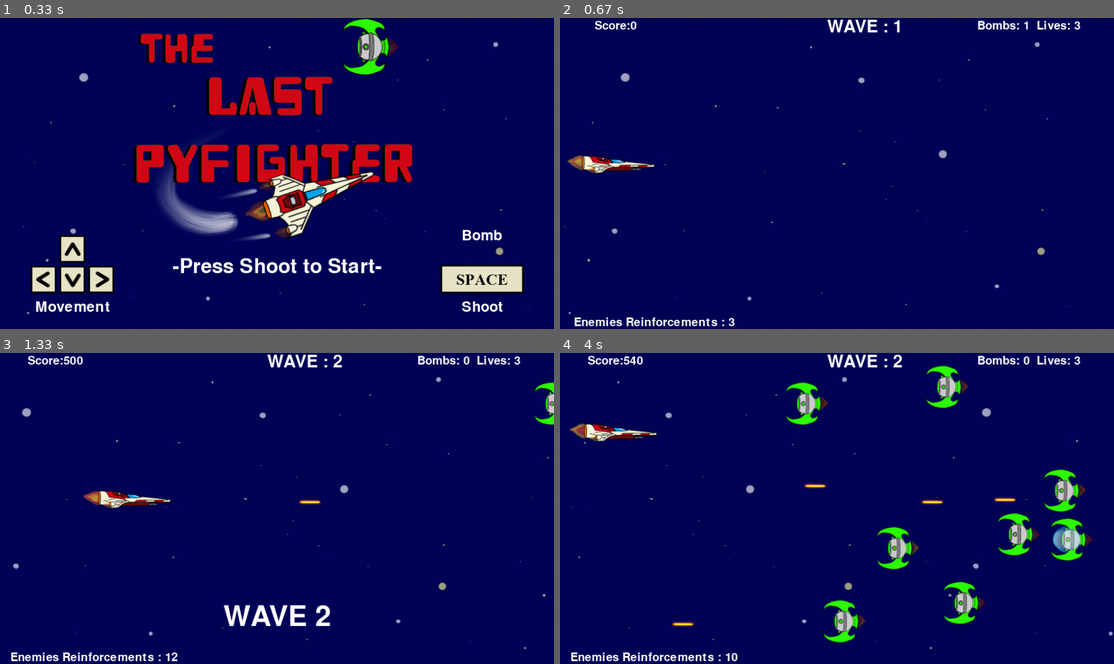
Above: before the commit, frames 1-4 (two rows, left to right).
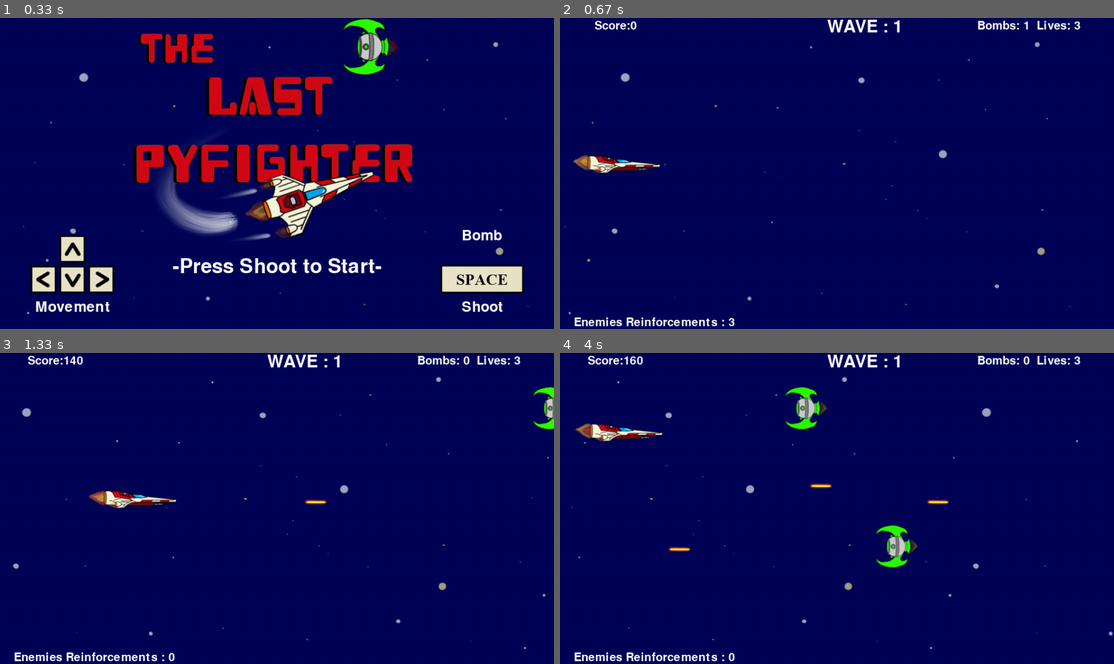
Above: after the commit, the same moments.

Repository: Demi-hero/UoN_Game_Project
Game: pygame game, started from Main.py
The game is run twice, just before and just after one commit, with the same random seed, the same clock (stepped at 60 frames per second) and the same inputs.
Inputs:
- Up to frame 1 (0.33 s): no input
- Up to frame 2 (0.67 s): tap Space at 0.33 s
- Up to frame 3 (1.33 s): tap B at 0.67 s; hold Right from 1 s (still down); tap Space at 1.07 s
- Up to frame 4 (4 s): tap Space at 1.37, 1.62, 1.95, 2.25, 2.45, 2.75, 3.02, 3.35, 3.65, 3.78 s; release Right at 1.47 s; hold Up 1.55-1.85 s; hold Right 1.88-2.35 s; tap B at 2.03, 3.43 s; hold Left 2.38-2.92 s; hold Down 2.95-3.25 s; hold Left 3.28-3.68 s; hold Up from 3.72 s (still down)

Frame 1 is identical in both runs. In frame 2, 0.5% of the frame differs, in the area x 1-19%, y 44-50%; in frame 3, 2.1%; in frame 4, 5.6%, in the area x 1-97%, y 0-100%.

Commit message:
Boss wave improvements
Fixed smart alien tracking so it lines centre of alien with centre of player.
Boss now moves around screen when hitpoints low
Bug fix - can no longer drop bombs on start screen
Bug fix - minimising when on start screen no longer causes pause screen to appear
Aliens now take a damage value when hit
Bombs and alien collisions now cause damage rather than just a kill
Bomb logic changed to reflect the above
Fixed bug in which bomb would significantly drop alien_count

Diff:
--- a/Main.py
+++ b/Main.py
@@ -57,7 +57,7 @@
             self.player_movement(self.player)
 
             if not self.paused:
-                # updating the object states
+                # updating the object states, drawing the background
                 self.Board.update()
                 self.Board.draw()
                 self.all_sprites.update()
@@ -74,14 +74,15 @@
                 # check to see if a bullet hit an alien
                 hits = pyg.sprite.groupcollide(self.aliens, self.bullets, False, True)
                 for alien in hits:
-                    alien.on_hit(self)
+                    alien.on_hit(self, 1)
                 # check if a player picked up a powerup
                 hits = pyg.sprite.spritecollide(self.player, self.power_ups, True)
                 for hit in hits:
                     hit.power_up[3]()
                 # check to see if an alien hit the player
-                hits = pyg.sprite.spritecollide(self.player, self.aliens, True, pyg.sprite.collide_mask)
+                hits = pyg.sprite.spritecollide(self.player, self.aliens, False, pyg.sprite.collide_mask)
                 for hit in hits:
+                    hit.on_hit(self, 2)
                     self.player_death(hit)
                 # check to see if an alien bullet hit the player
                 hits = pyg.sprite.spritecollide(self.player, self.alienbullets, True)
@@ -94,10 +95,12 @@
                     self.wavenum += 1
                     self.new_wave = True
                     new_timer = pyg.time.get_ticks()
+                    # every four waves, a boss wave occurs
                     if self.wavenum % 4 == 0:
                         self.alien_count = 1
                     else:
                         self.alien_count = self.BASE_count + self.wavenum*5
+                    # player gets an extra life and bomb after the boss wave
                     if self.wavenum % 4 == 1 and self.wavenum != 1:
                         self.lives += 1
                         self.bombs += 1
@@ -115,7 +118,7 @@
                     if bullet.rect.x < (0 - bullet.ln):
                         bullet.kill()
 
-                # drawing the scene
+                # drawing the objects
                 self.all_sprites.draw(self.Board.screen)
 
                 # display lives and score at top of screen
@@ -123,8 +126,8 @@
                 self.message_display("Lives: {}".format(self.lives), 0.025, .9, 20)
                 self.message_display("Bombs: {}".format(self.bombs), 0.025, .8, 20)
                 self.message_display("WAVE : {}".format(self.wavenum), 0.029, .55, font_size=30)
+                # if not a boss wave, displays number of aliens left in wave
                 if (self.alien_count > 0) and (self.wavenum % 4 != 0):
-
                     self.message_display("Enemies Reinforcements : {}".format(self.alien_count), 0.98, .17, 20)
                 elif self.wavenum % 4 != 0:
                     self.message_display("Enemies Reinforcements : 0".format(self.alien_count), 0.98, .17, 20)
--- a/eventhandler.py
+++ b/eventhandler.py
@@ -136,7 +136,7 @@
         elif event.type == pyg.KEYDOWN:
                 self.on_key_down(event, files, board)
         elif event.type == pyg.ACTIVEEVENT:
-            if event.state == 6:
+            if (event.state == 6) and not self.startup:
                 self.on_pause()
 
     def on_exit(self):
@@ -175,10 +175,8 @@
 
     # logic for bomb power-up
     def on_bomb(self, board, files):
-        if self.bombs > 0 and not self.paused and (self.wavenum % 4 != 0):
+        if self.bombs > 0 and not self.paused and not self.startup:
             files['sounds'].ult.play()
-            self.score += 500
-            self.alien_count -= len(self.aliens)
             self.purge_aliens()
             pyg.display.update()
             self.bombs -= 1
@@ -231,9 +229,9 @@
 
     def purge_aliens(self,player_death=0):
         for alien in self.aliens:
-            if not player_death:
-                self.expl = gamedata.Explosion(alien.rect.center, 'sm')
-                self.all_sprites.add(self.expl)
-            alien.kill()
+            if player_death:
+                alien.kill()
+            else:
+                alien.on_hit(self, 10)
         for albull in self.alienbullets:
             albull.kill()
--- a/gamedata.py
+++ b/gamedata.py
@@ -6,7 +6,7 @@
 # constants for the screen
 WIDTH = 960
 HEIGHT = 540
-BORDER = 10
+BORDER = 20
 
 # Background object contains the display, and draws and updates the animated background
 class Background(pyg.sprite.Sprite):
@@ -171,7 +171,7 @@
     def shoot(self, rate):
         # aliens fire based on fire_rate, adds alien bullets to the groups
         if (randint(1, rate) == self.firing_solution) and (self.rect.x < WIDTH):
-            albull = AlBullet(self.rect.x, (self.rect.y + self.ht // 2))
+            albull = AlBullet(self.rect.x, (self.rect.y + self.ht//2))
             self.main.alienbullets.add(albull)
             self.main.all_sprites.add(albull)
 
@@ -191,8 +191,8 @@
         self.rect.x += self.vx
         self.shoot(self.fire_rate)
 
-    def on_hit(self, main):
-        self.hitpoints -= 1
+    def on_hit(self, main, damage):
+        self.hitpoints -= damage
         if self.hitpoints <= 0:
             self.kill()
             main.score += self.kill_score
@@ -225,9 +225,9 @@
         if self.rect.x > self.width_limit:
             self.rect.x += self.vx
         # tracks player movement and shoots
-        if self.rect.y < self.main.player.rect.y:
+        if self.rect.y + self.ht//2 < self.main.player.rect.y + self.main.player.ht//2:
             self.rect.y += self.vy
-        elif self.rect.y > self.main.player.rect.y:
+        elif self.rect.y + self.ht//2 > self.main.player.rect.y + self.main.player.ht//2:
             self.rect.y -= self.vy
         self.shoot(self.fire_rate)
 
@@ -241,12 +241,27 @@
         self.hitpoints = 50
         self.fire_rate = 40
         self.kill_score = 1000
+        self.width_limit = WIDTH - self.ln
 
     def animate(self):
         bar = pyg.Rect((WIDTH//2 - 100), (HEIGHT - 20), 200, 18)
         healthbar = pyg.Rect((WIDTH//2 - 100), (HEIGHT - 19), self.hitpoints*4, 16)
         pyg.draw.rect(Background.screen, pyg.Color("black"), bar)
         pyg.draw.rect(Background.screen, pyg.Color("red"), healthbar)
+
+    def update(self):
+        if self.hitpoints > 15:
+            SmartAlien.update(self)
+        else:
+            self.animate()
+            new_x = self.rect.x + self.vx
+            new_y = self.rect.y + self.vy
+            if (new_x < 0) or (new_x > WIDTH-self.ln):
+                self.vx = -self.vx
+            if (new_y + self.ht//2 < BORDER) or (new_y + self.ht//2 > HEIGHT-BORDER):
+                self.vy = -self.vy
+            self.rect.x = new_x
+            self.rect.y = new_y
 
 
 class AlBullet(Bullet):
--- a/highscore.csv
+++ b/highscore.csv
@@ -1,9 +1,10 @@
+BOSSSS,7490
 Nate,2260
 Nate,1690
 ally,1570
+Peter,1280
+Peter,1100
+Peter,1010
+P,880
 Bad,550
 ohnososad,360
-bomb,320
-Jes,300
-Peter,200
-howdoyouevengame,0
